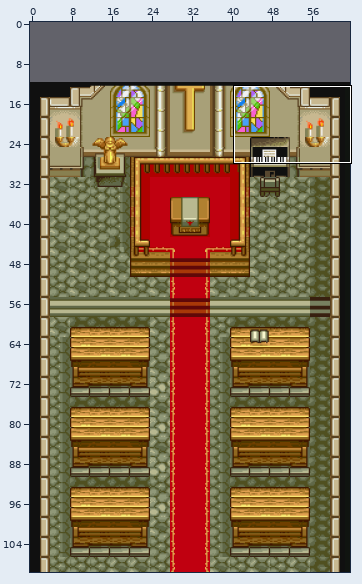
Level history. Tiled map (JSON): docs/levels/church-20px.json. The picture above shows the old version from afar; the outline marks the close-up.
Close-up. Before the edit:
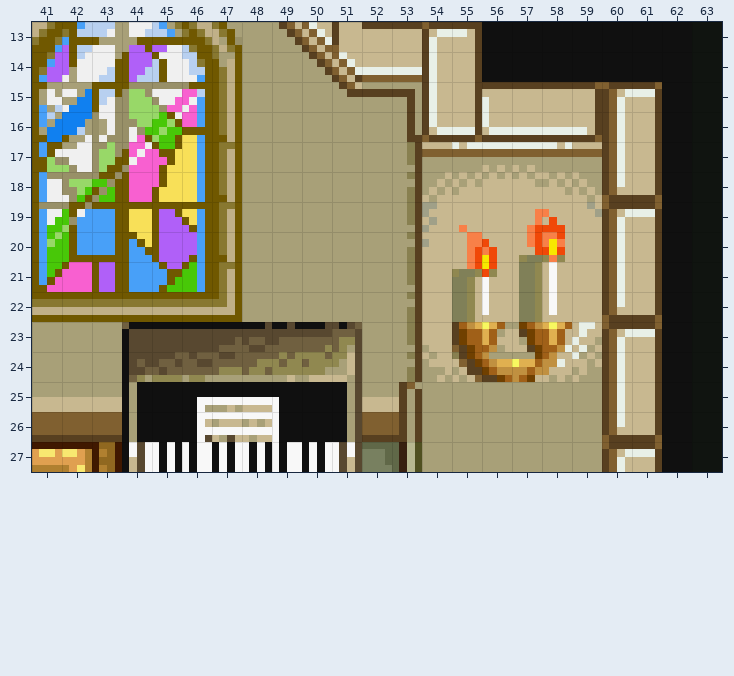
Cells are 20x20 px. Shown: x 41..63, y 13..27. The commit also changed other parts of the map, which this record leaves out. The old version is drawn lined up with the new one.
The result:
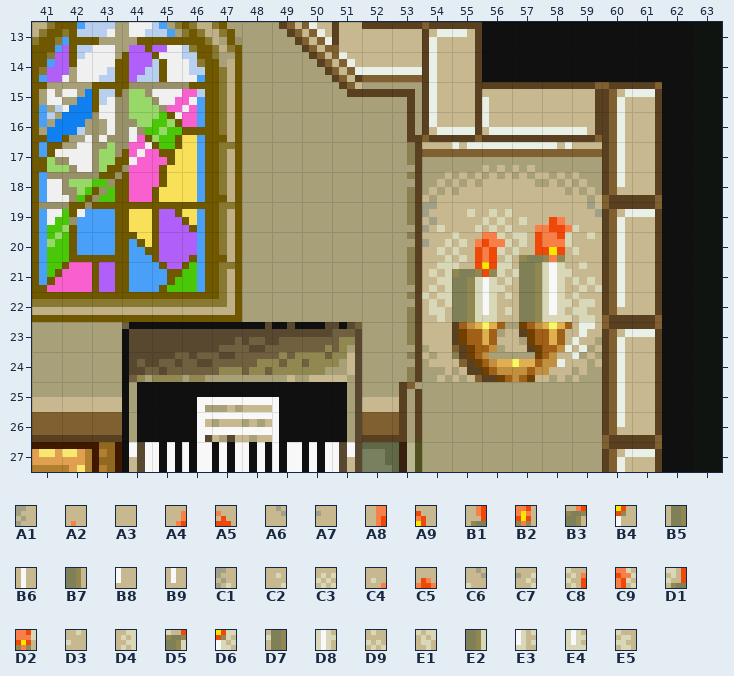
Key: from "church-tileset-20px": A1 452, A2 453, A3 454, A4 455, A5 456, A6 457, A7 516, A8 517, A9 518, B1 519, B2 520, B3 581, B4 582, B5 583, B6 584, B7 645, B8 646, B9 648, C1 1220, C2 1221, C3 1222, C4 1223, C5 1224, C6 1225, C7 1284, C8 1285, C9 1286, D1 1287, D2 1288, D3 1289, D4 1348, D5 1349, D6 1350, D7 1351, D8 1352, D9 1353, E1 1412, E2 1413, E3 1414, E4 1416, E5 1417.
__ is an empty cell, .. an unchanged one.
Edits made:
map size 64x106 -> 64x118 cells (old content now starts at 0,12; both pictures use the new coordinates)
--- layer "blocked"
@@ x 54..59 @@
-19 A1 A2 A3 A4 A5 A6
-20 A7 A8 A9 B1 B2 A3
-21 A3 B3 B4 B5 B6 A3
-22 A3 B7 B8 .. B9 A3
+19 C1 C2 C3 C4 C5 C6
+20 C7 C8 C9 D1 D2 D3
+21 D4 D5 D6 D7 D8 D9
+22 E1 E2 E3 .. E4 E5
Where, in picture pixels (left, top, right, bottom), the same in both close-ups:
changed: (422, 209, 602, 322)
